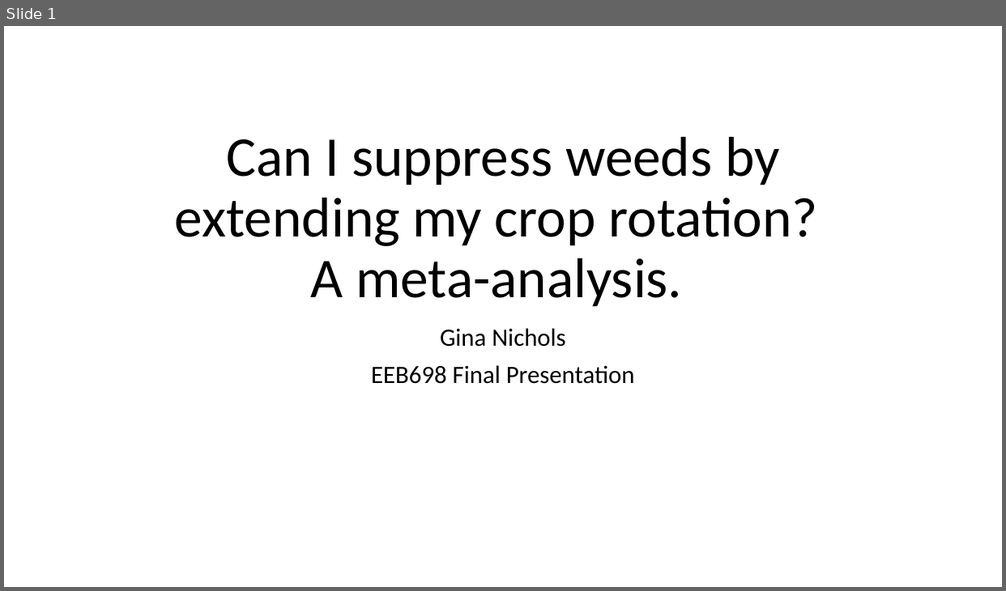
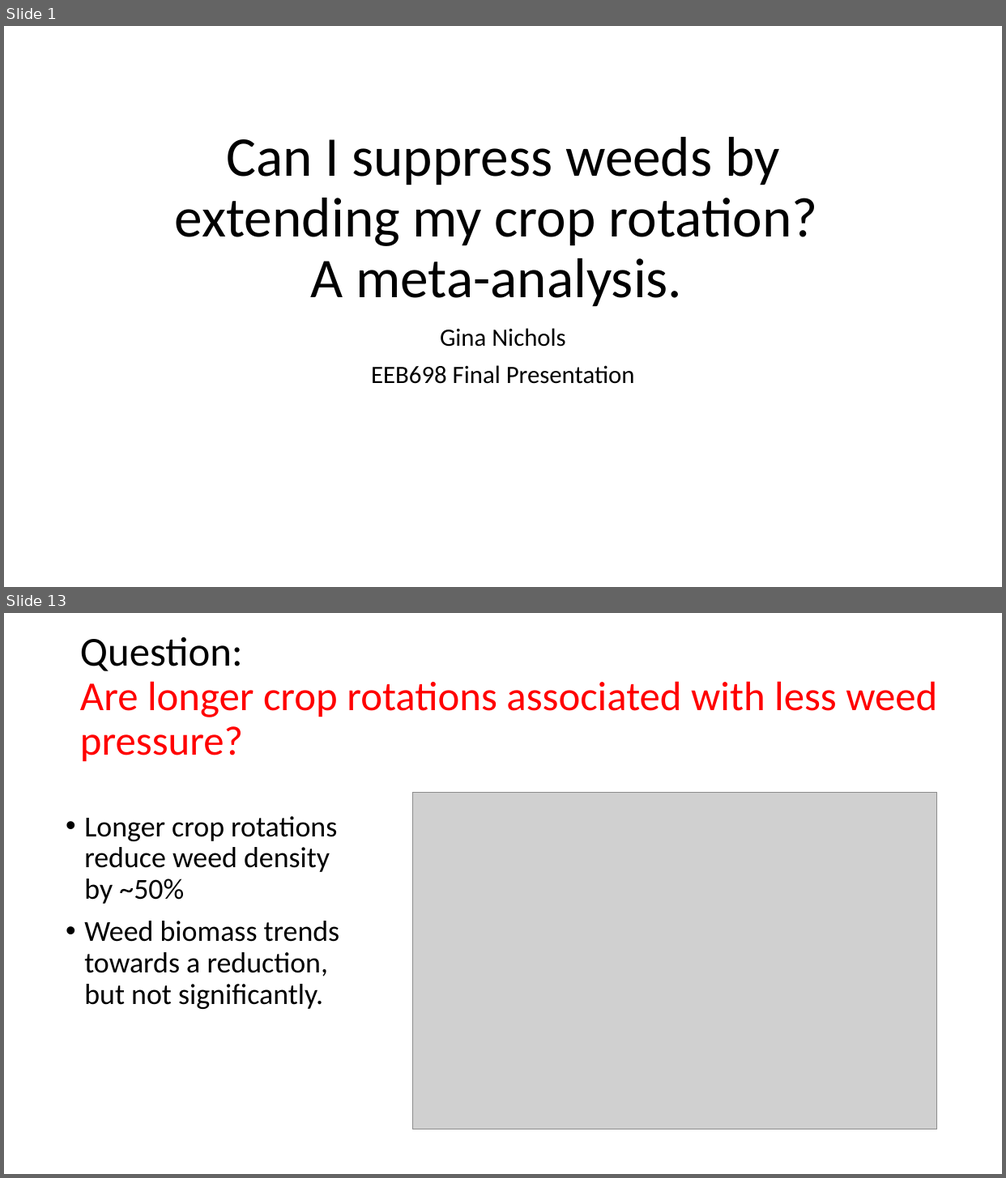
Before and after one commit to EEB698-F2018/analysis-outline-vanichols, a slide deck: Presentation_v1.pptx. Shown one above the other, each under a label of ours: slide 1 before the commit, slides 1 and 13 after it; the slides between them are not shown. The pictures are 1006x591 and 1006x1178 pixels, drawn with LibreOffice and Linux fonts; fonts in the diff are those of the drawing; grey boxes stand for pictures. Boxes give left, top, right and bottom in pixels: in the first picture for what was removed or moved away, otherwise in the second. Text is boxed around its words. In the diff, an @@ line names an element or a change of style, - is before the commit and + after.

Commit message:
Add updated presentation, has figures.

```diff
--- a/Presentation_v1.pptx
+++ b/Presentation_v1.pptx
@@ slide 13 added at [4,613,1002,1174], background #FFFFFF @@
@@ title added at [80,637,937,762], 39.6 pt, text #FF0000 @@
+Question:
+Are longer crop rotations associated with less weed pressure?
@@ picture added at [413,792,938,1130] @@
@@ text added at [84,816,340,1009], 28 pt, text #000000 @@
+• Longer crop rotations reduce weed density by ~50%
+• Weed biomass trends towards a reduction, but not significantly.
```
Also in this commit, not shown: 10 slides changed, 3 other slides added.
